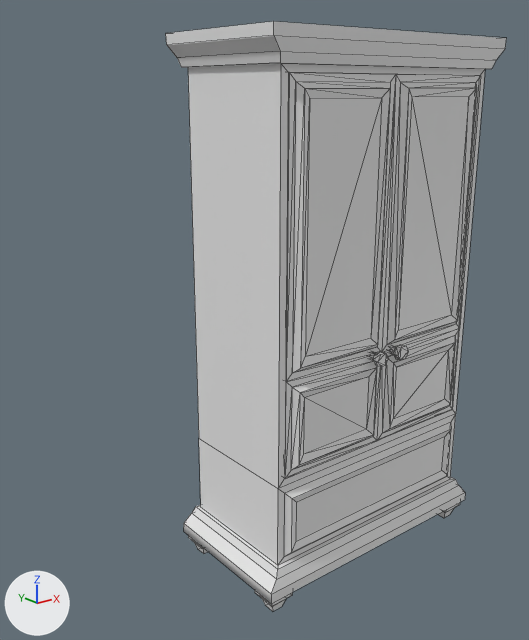
Renders of the FBX model Assets/Art/Meshes/Props/SM_Wardrobe_01.fbx from each side of a commit.
Camera for both pictures: a camera (50 mm lens) standing at (-3.47, -2.26, 1.84) and looking at (-1.32, 0.43, 0.77). Every picture has the same lights, and +X, +Y and +Z are marked at lower left. The older version comes first. Mesh edges are drawn as thin lines. Where no turn or scale is listed for an object, it has been applied to the vertices.

Names of what the first picture shows: 'Door_01', 'Door_02', 'SM_Wardrobe_01'.
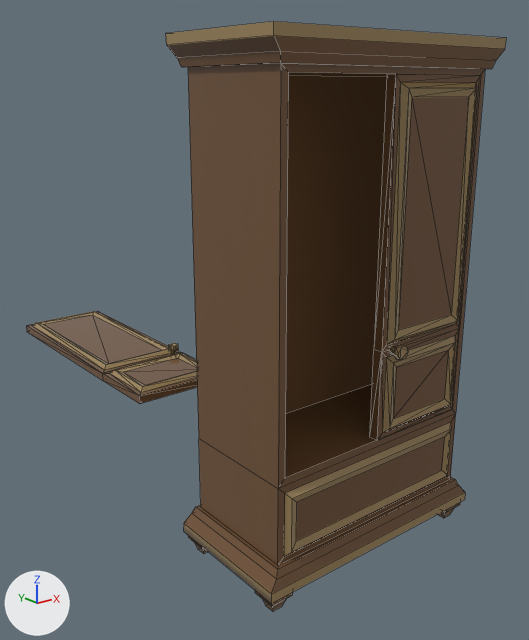
The newer file is also turned or shifted as a whole; pictures and numbers use the older file's frame.

What differs and where, as boxes [x1, y1, x2, y2] in the pictures (529 x 640 px):
'Door_01', reshaped, moved, turned, rescaled, recoloured
    before: [285, 72, 396, 479]
    after: [26, 311, 197, 404]
part 1 of me_mesh, recoloured (white to brown)
    both: [184, 63, 485, 611]
part 2 of me_mesh, recoloured (white to brown)
    both: [274, 36, 505, 76]
part 3 of me_mesh, recoloured (white to brown)
    both: [167, 36, 280, 67]
part 4 of me_mesh, recoloured
    both: [183, 422, 465, 603]
part 5 of me_mesh, recoloured (white to brown)
    both: [274, 21, 507, 49]
part 6 of me_mesh, recoloured (white to brown)
    both: [166, 21, 274, 45]
part 7 of me_mesh_002, recoloured (white to brown)
    before: [377, 324, 460, 441]
    after: [370, 324, 460, 441]
part 8 of me_mesh_002, recoloured (white to brown)
    before: [382, 81, 471, 351]
    after: [374, 78, 471, 352]
part 9 of me_mesh_002, recoloured (white to brown)
    before: [387, 75, 481, 329]
    after: [374, 74, 481, 343]
part 10 of me_mesh_002, recoloured (white to brown)
    both: [396, 74, 480, 83]
part 11 of me_mesh_002, recoloured (white to brown)
    both: [382, 315, 457, 433]
part 12 of me_mesh_002, recoloured (white to brown)
    both: [395, 82, 477, 328]
part 13 of me_mesh_002, recoloured (white to brown)
    both: [387, 90, 409, 344]
part 14 of me_mesh_002, recoloured (white to brown)
    both: [451, 100, 469, 321]

The edits, one by one:
Material 'Material #37' (mat_material__37) is new.
Its base color is (0.352, 0.243, 0.11) (brown #a0875d).
Its roughness is 0.0.
Material 'Material #25' (mat_material__25) is new.
Its base color is (0.17, 0.0883, 0.0411) (brown #735439).
Its roughness is 0.0.
me_mesh_002 has 60 vertices, 108 faces and spans x -0.47..0.0, y -0.058..0.04, z 0.0..1.359.
me_mesh_002 is used by ob_door_02; location (-1.03, -0.504, 0.537).
me_mesh_002 part 7: 20 of the faces centred in x -0.47..0.0, y -0.01..0.04, z 0.0..0.384 switch from no material to mat_material__25 (brown #735439).
me_mesh_002 part 8: 6 of the faces centred in x -0.47..0.0, y -0.01..0.04, z 0.698..0.723 switch from no material to mat_material__25 (brown #735439).
me_mesh_002 part 9: 6 of the faces centred in x -0.47..0.0, y -0.01..0.04, z 1.003..1.028 switch from no material to mat_material__25 (brown #735439).
me_mesh_002 part 10: 4 of the faces centred in x -0.313..-0.157, y 0.0..0.027, z 1.342..1.359 switch from no material to mat_material__25 (brown #735439).
me_mesh_002 part 11: 60 of the faces centred in x -0.439..-0.032, y -0.058..-0.002, z 0.032..0.432 switch from no material to mat_material__37 (brown #a0875d).
me_mesh_002 part 12: 8 of the faces centred in x -0.431..-0.032, y -0.017..-0.007, z 1.003..1.327 switch from no material to mat_material__37 (brown #a0875d).
me_mesh_002 part 13: 2 of the faces centred in x -0.438..-0.415, y -0.017..-0.007, z 0.713..0.723 switch from no material to mat_material__37 (brown #a0875d).
me_mesh_002 part 14: 2 of the faces centred in x -0.065..-0.039, y -0.013, z 0.706..0.713 switch from no material to mat_material__37 (brown #a0875d).
me_mesh_001 is used by ob_door_01; parent ob_sm_wardrobe_01; location (1.181, -19.84, 21.15); rotation (3.142, 0.0, 0.0), in degrees (180, 0, 0); scale (-1.0, -1.0, -1.0).
me_mesh_001 had 60 vertices, 108 faces and spanned x -18.5..0.0, y -2.3..1.6, z 0.0..53.5.
me_mesh_001 now has 60 vertices, 108 faces and spans x 0.0..18.5, y -1.6..2.3, z -53.5..0.0.
me_mesh_001 part 15: the whole mesh is multiplied about the mesh origin by the matrix ((-1.0, 0.0, 0.0), (0.0, -1.0, 0.0), (0.0, 0.0, -1.0)).
me_mesh_001 gains material mat_material__25 (brown #735439).
me_mesh_001 gains material mat_material__37 (brown #a0875d).
me_mesh has 128 vertices, 114 faces and spans x -2.5..41.9, y -21.3..1.6, z 0.0..79.9.
me_mesh is used by ob_sm_wardrobe_01; location (-2.0, 0.0, 0.0); scale (0.0254, 0.0254, 0.0254).
me_mesh part 1: 82 of the faces centred in x -2.0..41.3, y -21.0..1.3, z 0.0..47.9 switch from no material to mat_material__25 (brown #735439).
me_mesh part 2: 10 of the faces centred in x 19.7..40.2, y -21.0..1.3, z 74.7..77.6 switch from no material to mat_material__25 (brown #735439).
me_mesh part 3: 3 of the faces centred in x -1.7..-0.3, y -9.8, z 75.6..77.6 switch from no material to mat_material__25 (brown #735439).
me_mesh part 4: 13 of the faces centred in x -2.5..41.8, y -21.3..1.6, z 3.3..18.4 switch from no material to mat_material__37 (brown #a0875d).
me_mesh part 5: 5 of the faces centred in x 19.7..41.7, y -21.2..1.6, z 77.6..79.9 switch from no material to mat_material__37 (brown #a0875d).
me_mesh part 6: 1 of the faces centred in x -2.3, y -9.8, z 79.2 switch from no material to mat_material__37 (brown #a0875d).
Object 'Door_01' (ob_door_01) is rescaled from (-1.0, -1.0, -1.0) to (1.0, 1.0, 1.0).
Object 'Door_01' (ob_door_01) moves from (1.181, -19.84, 21.15) to (1.181, 21.15, 19.84).
Object 'Door_01' (ob_door_01) turns from (180, 0, 0) to (90, 0, 0) degrees about x, y and z.
